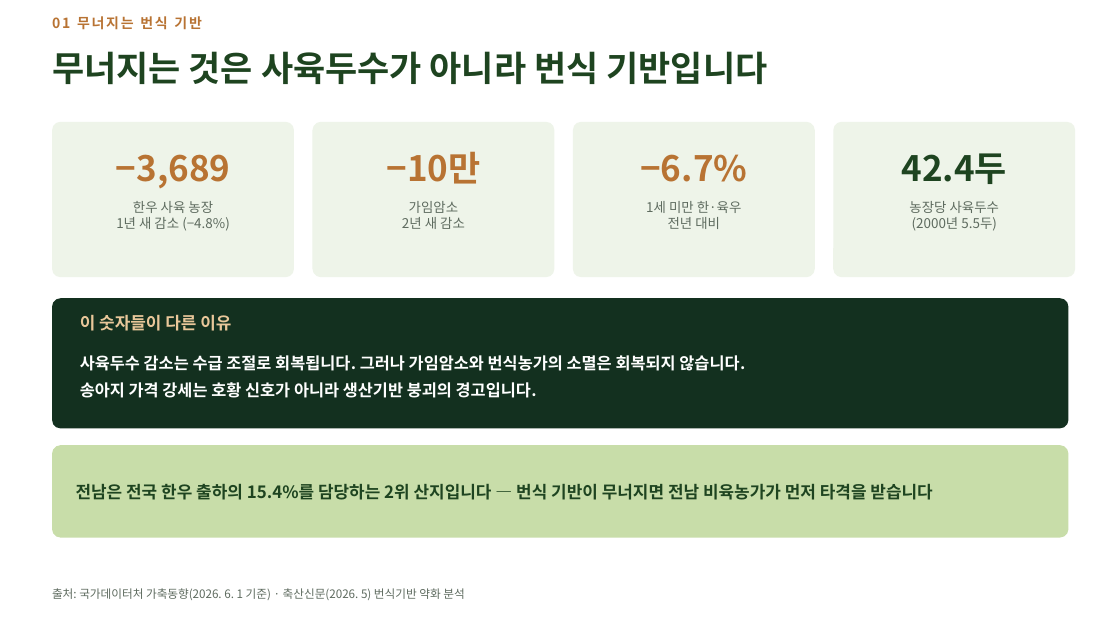
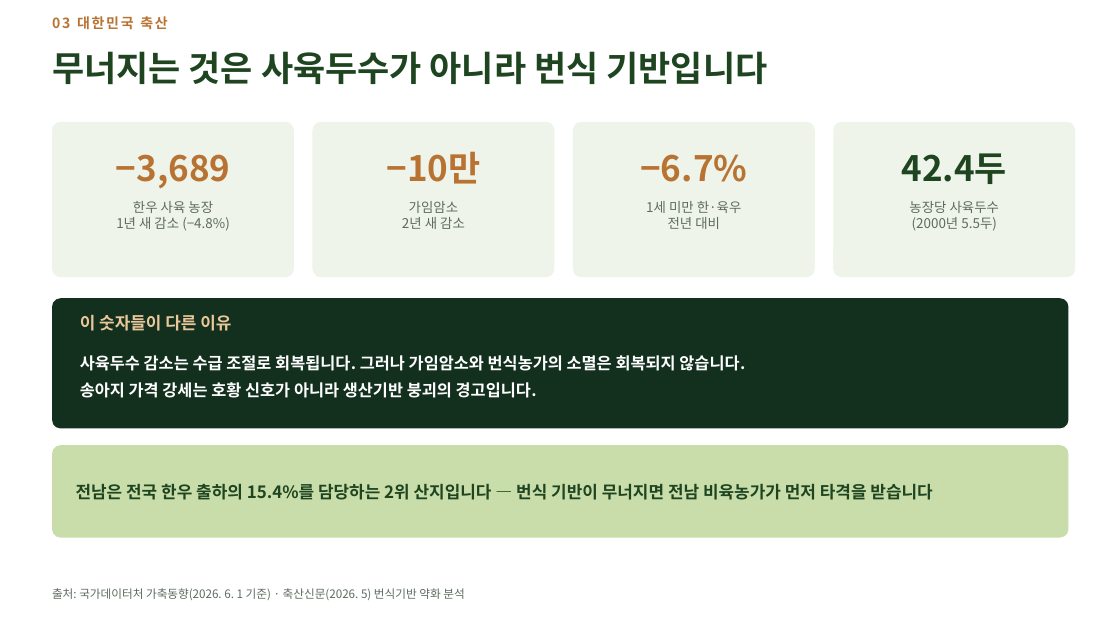
Before and after one commit to hhj3150/Dr-Ha--agent, a slide deck: slide 14 of deliverables/2026-08-03-jeonnam-province/전남한우AX_국가실증거점_제안.pptx (slide 5 before the commit). Drawn at 1120x630 pixels with LibreOffice and Linux fonts; fonts in the diff are those of the drawing. Boxes give left, top, right and bottom in pixels: in the first picture for what was removed or moved away, otherwise in the second. Text is boxed around its words. In the diff, an @@ line names an element or a change of style, - is before the commit and + after.

```diff
--- a/deliverables/2026-08-03-jeonnam-province/전남한우AX_국가실증거점_제안.pptx
+++ b/deliverables/2026-08-03-jeonnam-province/전남한우AX_국가실증거점_제안.pptx
@@ text at (x1=52, y1=16, x2=167, y2=30): text changed @@
-01 무너지는 번식 기반
+03 대한민국 축산
```
Also in this commit, not shown: 20 other slides changed, 19 slides added, 3 slides removed, 2 other files.
